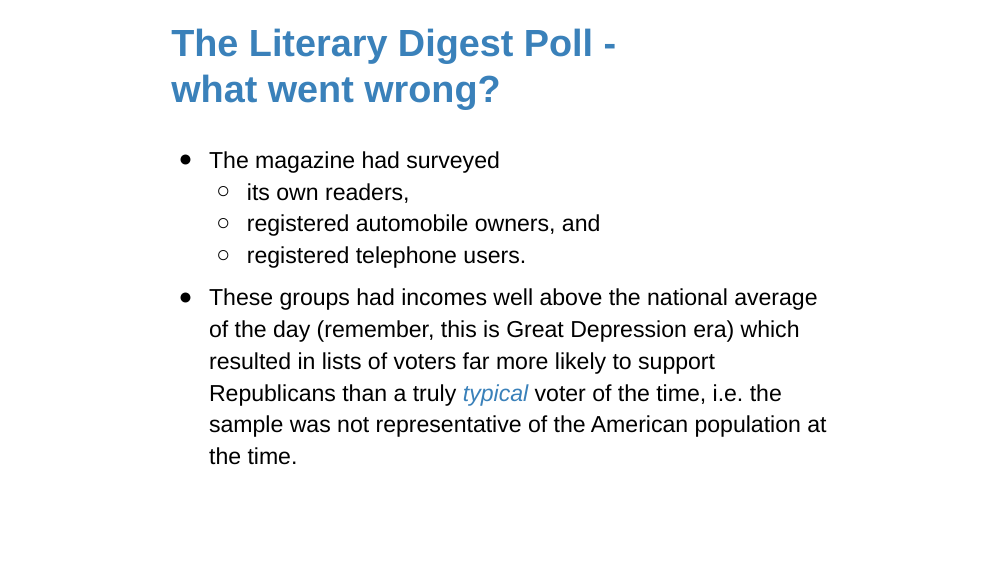
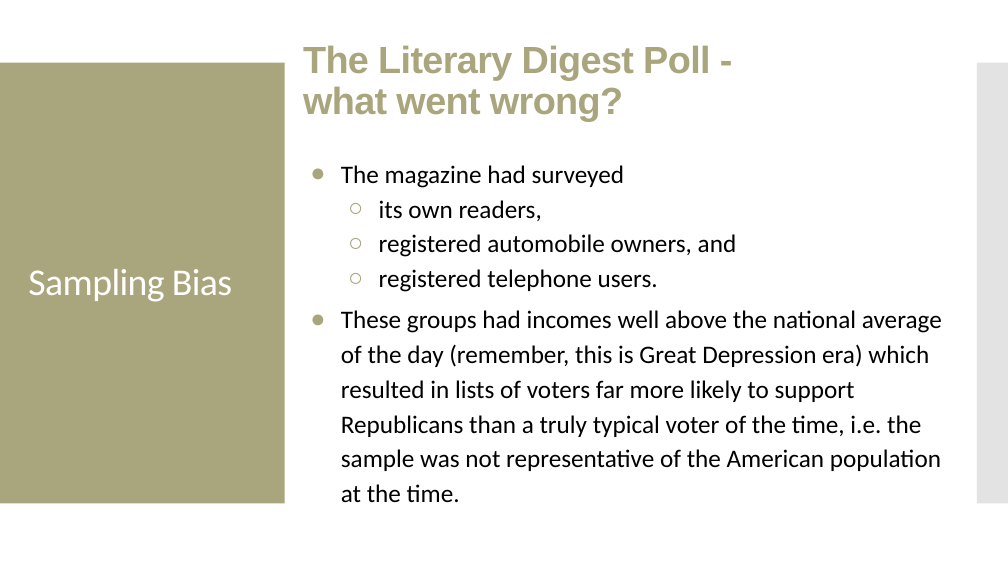
Before and after one commit to amosca01/MATH108-F23, a slide deck: slide 28 of slides/02-data-collection.pptx (slide 23 before the commit). Drawn at 1008x567 pixels with LibreOffice and Linux fonts; fonts in the diff are those of the drawing. Boxes give left, top, right and bottom in pixels: in the first picture for what was removed or moved away, otherwise in the second. Text is boxed around its words. In the diff, an @@ line names an element or a change of style, - is before the commit and + after.

```diff
--- a/slides/02-data-collection.pptx
+++ b/slides/02-data-collection.pptx
@@ title "The Literary Digest Poll -": place and size @@
-title "The Literary Digest Poll -" at [171,28,593,109]
+title "The Literary Digest Poll -" at [303,45,710,121]
@@ title "The Literary Digest Poll -" at [303,45,710,121]: text colour #3A81BA to #A9A57C, letter spacing 0 to -0.6 pt; line spacing 1 to 0.9 @@
@@ rectangle added at [0,63,285,504], fill #A9A57C @@
@@ rectangle added at [977,63,1008,504], fill #C8C8C8 at 50% opacity @@
@@ text "The magazine had surveyed": place and size @@
-text "The magazine had surveyed" at [209,151,600,268]
+text "The magazine had surveyed" at [341,165,942,502]
@@ text at [341,165,737,292]: size 22 to 24 pt, font Arial to Calibri in "The magazine had surveyed", "its own readers,", "registered automobile owners, and", "registered telephone users."; bullet colour #000000 to #A9A57C @@
@@ text added at [28,269,232,302], 36 pt, text #FFFFFF @@
+Sampling Bias
@@ text removed at [209,288,826,465] @@
-● These groups had incomes well above the national average of the day (remember, this is Great Depression era) which resulted in lists of voters far more likely to support Republicans than a truly typical voter of the time, i.e. the sample was not representative of the American population at the time.
@@ text at [341,310,942,502]: paragraph added @@
+● These groups had incomes well above the national average of the day (remember, this is Great Depression era) which resulted in lists of voters far more likely to support Republicans than a truly typical voter of the time, i.e. the sample was not representative of the American population at the time.
```
Also in this commit, not shown: 32 other slides changed, 21 slides added, 18 slides removed, 4 other files.
